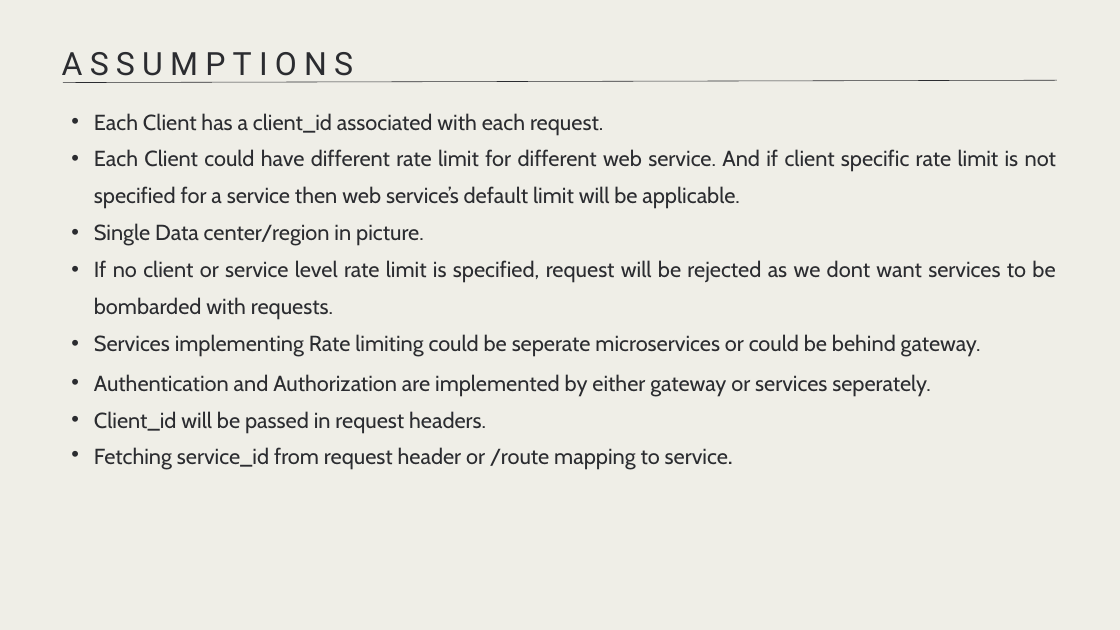
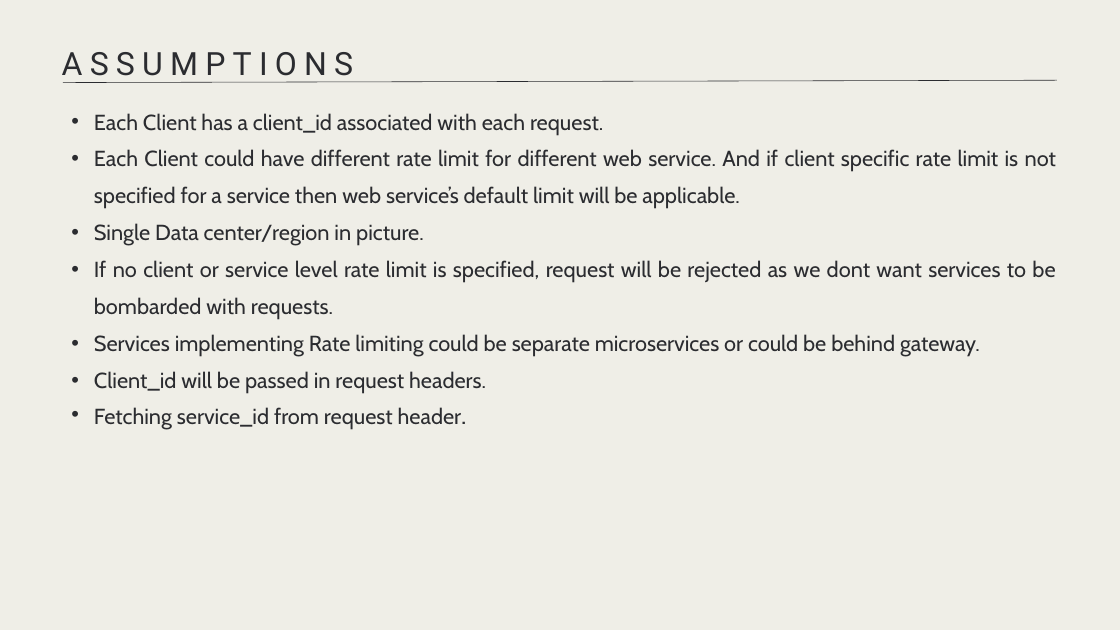
Before and after one commit to amanjot-singh10/intuit-rate-limiter, a slide deck: slide 5 of Intuit_Rate_Limiter_Craft_Demo.pptx. Drawn at 1120x630 pixels with LibreOffice and Linux fonts; fonts in the diff are those of the drawing. Boxes give left, top, right and bottom in pixels: in the first picture for what was removed or moved away, otherwise in the second. Text is boxed around its words. In the diff, an @@ line names an element or a change of style, - is before the commit and + after.

Commit message:
FInal Rate limiter

```diff
--- a/Intuit_Rate_Limiter_Craft_Demo.pptx
+++ b/Intuit_Rate_Limiter_Craft_Demo.pptx
@@ text at (94,334,980,357): text changed @@
-  • Services implementing Rate limiting could be seperate microservices or could be behind gateway.
-  • Authentication and Authorization are implemented by either gateway or services seperately.
+  • Services implementing Rate limiting could be separate microservices or could be behind gateway.
@@ text at (94,407,462,430): text changed @@
-  • Fetching service_id from request header or /route mapping to service.
+  • Fetching service_id from request header.
```
Also in this commit, not shown: 2 other slides changed, 29 other files.
